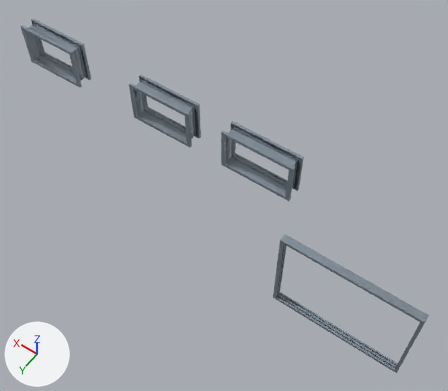
The FBX model Assets/model/ventanas.fbx, before and after one commit.
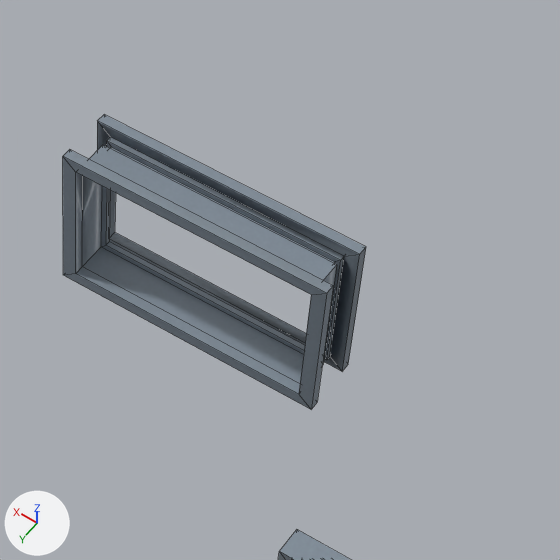
The first picture shows the older version from a 50 mm camera at (-9.36, 4.54, 9.76) aimed at (-4.78, -1.88, -0.33). The close-ups show both versions on the part from 46% to 80% of the width and 23% to 62% of the height of that picture; other places that the commit changed are outside them. Arrows for +X, +Y and +Z are at lower left; the lights stay in place. The close-ups show mesh edges as thin lines.

Before the edit, the objects in view are built like this:
```python
me_cube_001 = bpy.data.meshes.new('Cube.001')
me_cube_001.from_pydata(...)  # 144 vertices, 156 faces; spans x -5.98..1.41, y -2.83..-2.44, z -0.21..0.82
me_cube_001.materials.append(mat_material)
me_cube_014 = bpy.data.meshes.new('Cube.014')
me_cube_014.from_pydata(...)  # 48 vertices, 48 faces; spans x -9.35..-6.71, y -0.96..-0.8, z -1.0..1.0
me_cube_014.materials.append(mat_material)
ob_terraza = bpy.data.objects.new('Terraza', me_cube_014)
ob_terraza.location = (0.0, 0.0, 0.0)
ob_ventanas = bpy.data.objects.new('Ventanas', me_cube_001)
ob_ventanas.location = (0.0, 0.0, 0.0)
```
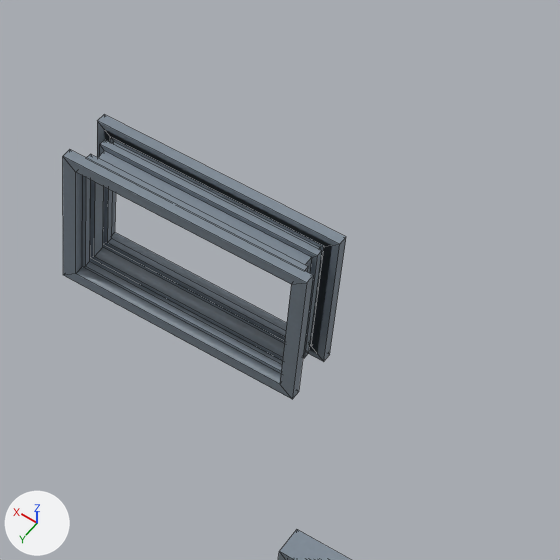
Where the change shows, as pixel boxes (x1, y1, x2, y2) in the close-ups (560 x 560 px):
'Ventanas', reshaped (7% narrower)
    before: (63, 114, 366, 409)
    after: (63, 114, 346, 399)
part 1 of me_cube_001, built on
    before: (77, 123, 366, 409)
    after: (77, 123, 346, 399)
part 2 of me_cube_001, surface changed
    both: (74, 124, 115, 273)

What changed in the scene script:
```text
Change me_cube_001:
    used by ob_ventanas; location = (0.0, 0.0, 0.0)
    remove me_cube_001.from_pydata(...)  # 144 vertices, 156 faces; spans x -5.98..1.41, y -2.83..-2.44, z -0.21..0.82
    add me_cube_001.from_pydata(...)  # 168 vertices, 180 faces; spans x -5.86..1.41, y -2.83..-2.44, z -0.21..0.82
    me_cube_001 part 1
    4 faces are deleted
    8 vertices in x -5.9, y -2.83..-2.44, z -0.14..0.7 move by (0.13, 0.0, 0.0)
    8 vertices in x -5.98, y -2.83..-2.44, z -0.21..0.77 move by (0.12, 0.0, 0.0)
    16 vertices move from x -5.9..-4.39, y -2.73..-2.7, z -0.14..0.7 to x -5.75..-4.42, y -2.77..-2.5, z -0.12..0.68
    16 vertices are added at x -5.78..-4.42, y -2.72..-2.55, z -0.15..0.71
    8 new vertices lie (1.4, 0.0, 0.0) away from vertices in x -5.78, y -2.72..-2.55, z -0.15..0.71
    28 new faces join them
    me_cube_001 part 2: 152 kept faces spanning x -5.86..1.41, y -2.83..-2.44, z -0.21..0.82 get new texture (UV) coordinates
```
